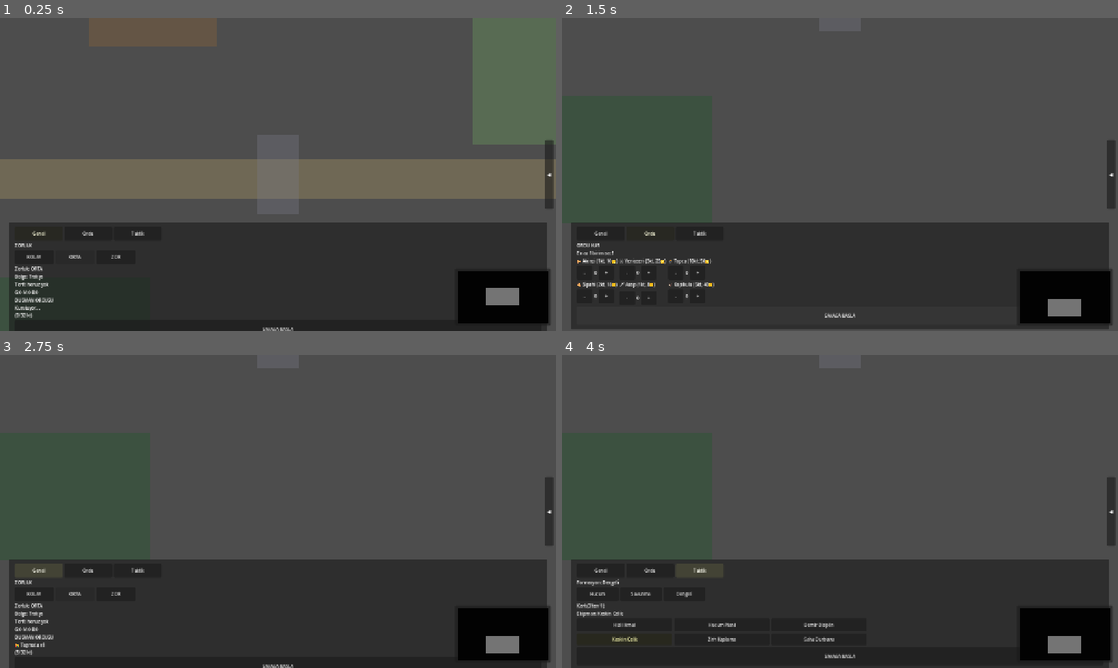
Above: before the commit, frames 1-4 (two rows, left to right).
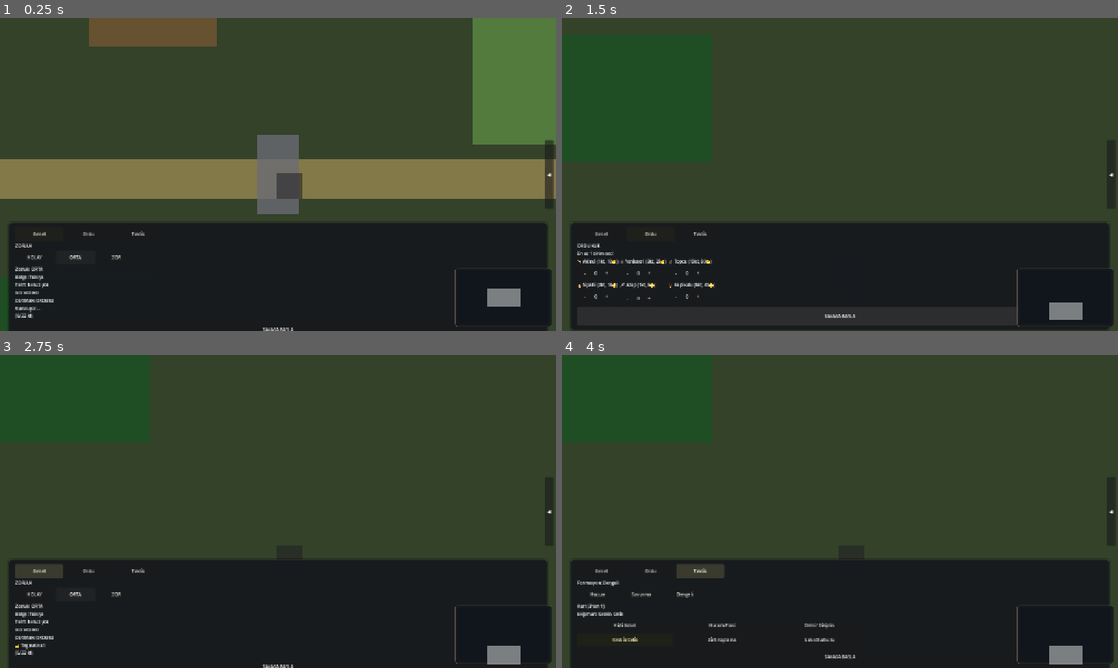
Above: after the commit, the same moments.

Repository: mucahitcan71-stack/bloodandbone
Game: Godot game, scene res://scenes/Main.tscn
Same seed, same stepped clock (60 frames per second), same inputs: the game is played once before the commit and once after it.
Inputs:
- Up to frame 1 (0.25 s): no input
- Up to frame 2 (1.5 s): click "SAVASA BASLA" at 0.5 s; click "SAVASA BASLA" at 1.25 s
- Up to frame 3 (2.75 s): click "Genel" at 2 s
- Up to frame 4 (4 s): click "Ordu" at 2.75 s; click "Taktik" at 3.5 s

The runs differ from the first frame. In frame 1, 48% of the frame differs, in the area x 0-100%, y 0-100%; in frame 2, 65%; in frame 3, 59%; in frame 4, 59%.

Commit message:
ui: harita gorunumu ve sis sistemi iyilestirildi
Kesfedilmemis alanlar koyu sis, keşfedilen yerler acik kalir. Arazi renkleri, kontrol noktalari, birim cercevesi, panel/minimap stili ve viewport arkaplan rengi guncellendi.

Co-authored-by: Cursor <cursoragent@cursor.com>

Diff:
--- a/project.godot
+++ b/project.godot
@@ -68,6 +68,10 @@
 window/size/viewport_height=720
 window/stretch/mode="canvas_items"
 
+[rendering]
+
+environment/defaults/default_clear_color=Color(0.05, 0.06, 0.08, 1)
+
 [physics]
 
 3d/physics_engine="Jolt Physics"
--- a/scripts/Main.gd
+++ b/scripts/Main.gd
@@ -563,6 +563,9 @@
 
 func _ready() -> void:
 	randomize()
+	var eski_rect = get_node_or_null("ColorRect") as ColorRect
+	if eski_rect != null:
+		eski_rect.visible = false
 	_world_system_hazirla()
 	_fog_system_hazirla()
 	_ui_system_hazirla()
@@ -738,8 +741,16 @@
 
 func kontrol_noktalari_olustur() -> void:
 	for nokta in nokta_konumlari:
+		var cerceve = ColorRect.new()
+		cerceve.color = Color(0.12, 0.12, 0.14, 0.55)
+		cerceve.size = Vector2(84, 84)
+		cerceve.position = nokta_konumlari[nokta] - Vector2(2, 2)
+		cerceve.name = "NoktaCerceve_" + nokta
+		cerceve.mouse_filter = Control.MOUSE_FILTER_IGNORE
+		add_child(cerceve)
+
 		var kare = ColorRect.new()
-		kare.color = Color.GRAY
+		kare.color = Color(0.38, 0.4, 0.44, 0.92)
 		kare.size = Vector2(80, 80)
 		kare.position = nokta_konumlari[nokta]
 		kare.name = "Nokta_" + nokta
@@ -748,19 +759,21 @@
 		var isim_l = Label.new()
 		isim_l.name = "Label_Nokta_" + nokta
 		isim_l.text = nokta
+		isim_l.add_theme_font_size_override("font_size", 14)
+		isim_l.add_theme_color_override("font_color", Color(0.95, 0.92, 0.85))
 		isim_l.position = nokta_konumlari[nokta] + Vector2(30, 30)
 		add_child(isim_l)
 
 		var bar_bg = ColorRect.new()
 		bar_bg.name = "CaptureBg_" + nokta
-		bar_bg.color = Color(0.5, 0, 0.8)
-		bar_bg.size = Vector2(80, 10)
+		bar_bg.color = Color(0.15, 0.15, 0.18, 0.9)
+		bar_bg.size = Vector2(80, 8)
 		bar_bg.position = nokta_konumlari[nokta] + Vector2(0, 85)
 		add_child(bar_bg)
 
 		var bar = ColorRect.new()
-		bar.color = Color(1, 0.8, 0)
-		bar.size = Vector2(40, 10)
+		bar.color = Color(0.85, 0.72, 0.2, 1.0)
+		bar.size = Vector2(40, 8)
 		bar.position = nokta_konumlari[nokta] + Vector2(0, 85)
 		bar.name = "CaptureBar_" + nokta
 		add_child(bar)
@@ -1076,6 +1089,12 @@
 		minimap_panel.offset_top = -minimap_boyut.y - 12
 		minimap_panel.offset_right = -12
 		minimap_panel.offset_bottom = -12
+		var mini_stil = StyleBoxFlat.new()
+		mini_stil.bg_color = Color(0.08, 0.09, 0.11, 0.92)
+		mini_stil.border_color = Color(0.35, 0.32, 0.28, 0.6)
+		mini_stil.set_border_width_all(1)
+		mini_stil.set_corner_radius_all(4)
+		minimap_panel.add_theme_stylebox_override("panel", mini_stil)
 		ui_root.add_child(minimap_panel)
 
 	var minimap_margin = ui_node("MinimapMargin") as MarginContainer
@@ -1093,7 +1112,7 @@
 		minimap_surface = ColorRect.new()
 		minimap_surface.name = "MinimapSurface"
 		minimap_surface.custom_minimum_size = minimap_boyut - Vector2(12, 12)
-		minimap_surface.color = Color(0.08, 0.08, 0.08, 0.78)
+		minimap_surface.color = Color(0.16, 0.22, 0.14, 0.95)
 		minimap_margin.add_child(minimap_surface)
 
 	minimap_fow_rect = ui_node("MinimapFow") as TextureRect
@@ -2177,31 +2196,43 @@
 	return etkiler
 
 func birim_olustur(baslangic: Vector2, hedef_nokta: String, taraf: String, tip: Dictionary, hedef_konum: Vector2 = Vector2(-1, -1)) -> void:
+	var cerceve = ColorRect.new()
+	cerceve.color = Color(0.05, 0.05, 0.08, 0.55) if taraf == "osmanli" else Color(0.15, 0.05, 0.25, 0.65)
+	cerceve.size = Vector2(34, 34)
+	cerceve.position = baslangic - Vector2(2, 2)
+	cerceve.mouse_filter = Control.MOUSE_FILTER_IGNORE
+	cerceve.z_index = 19
+	add_child(cerceve)
+
 	var kare = ColorRect.new()
 	kare.color = tip["renk"]
 	kare.size = Vector2(30, 30)
 	kare.position = baslangic
+	kare.z_index = 20
 	add_child(kare)
 
 	var sembol = Label.new()
 	sembol.text = tip["sembol"]
 	sembol.position = Vector2(5, 5)
+	sembol.add_theme_font_size_override("font_size", 14)
 	kare.add_child(sembol)
 
 	var asker_l = Label.new()
 	asker_l.name = "AskerSayisi"
 	asker_l.text = str(tip["asker_sayisi"])
 	asker_l.position = Vector2(0, -18)
+	asker_l.add_theme_font_size_override("font_size", 10)
+	asker_l.add_theme_color_override("font_color", Color(0.95, 0.95, 0.9))
 	kare.add_child(asker_l)
 
 	var hp_bg = ColorRect.new()
-	hp_bg.color = Color.RED
+	hp_bg.color = Color(0.15, 0.05, 0.05, 0.9)
 	hp_bg.size = Vector2(30, 4)
 	hp_bg.position = Vector2(0, -6)
 	kare.add_child(hp_bg)
 
 	var hp_bar = ColorRect.new()
-	hp_bar.color = Color.GREEN
+	hp_bar.color = Color(0.25, 0.78, 0.32, 1.0)
 	hp_bar.size = Vector2(30, 4)
 	hp_bar.position = Vector2(0, -6)
 	hp_bar.name = "HPBar"
--- a/scripts/systems/fog_system.gd
+++ b/scripts/systems/fog_system.gd
@@ -20,6 +20,9 @@
 var _minimap_fow_gorseli: Image = null
 var _minimap_fow_doku: ImageTexture = null
 
+const FOG_GORUNUR = Color(0, 0, 0, 0.0)
+const FOG_KAPALI = Color(0.06, 0.08, 0.11, 0.93)
+
 func configure(root_node: Node2D, world_system: WorldSystem) -> void:
 	_root = root_node
 	_world = world_system
@@ -101,11 +104,11 @@
 	for x in range(w):
 		for y in range(h):
 			var anahtar = Vector2i(min_h.x + x, min_h.y + y)
-			var col = Color(0, 0, 0, 0.9)
+			var col = FOG_KAPALI
 			if su_anki_gorus_alani.get(anahtar, false):
-				col = Color(0, 0, 0, 0.0)
+				col = FOG_GORUNUR
 			elif kesfedilen_alanlar.get(anahtar, false):
-				col = Color(0, 0, 0, 0.0)
+				col = FOG_GORUNUR
 			_minimap_fow_gorseli.set_pixel(x, y, col)
 	if _minimap_fow_doku == null:
 		_minimap_fow_doku = ImageTexture.create_from_image(_minimap_fow_gorseli)
@@ -185,6 +188,7 @@
 	gorus_hucre_katmani = Control.new()
 	gorus_hucre_katmani.name = "FogLayer"
 	gorus_hucre_katmani.mouse_filter = Control.MOUSE_FILTER_IGNORE
+	gorus_hucre_katmani.z_index = 40
 	_root.add_child(gorus_hucre_katmani)
 	reset_fog_grid()
 
@@ -205,7 +209,7 @@
 			var hucre = ColorRect.new()
 			hucre.size = Vector2(gorus_hucre_boyutu, gorus_hucre_boyutu)
 			hucre.position = Vector2(float(x) * gorus_hucre_boyutu, float(y) * gorus_hucre_boyutu)
-			hucre.color = Color(0, 0, 0, 0.9)
+			hucre.color = FOG_KAPALI
 			hucre.mouse_filter = Control.MOUSE_FILTER_IGNORE
 			hucre.visible = true
 			gorus_hucre_katmani.add_child(hucre)
@@ -241,11 +245,11 @@
 		if not is_instance_valid(hucre):
 			continue
 		if su_anki_gorus_alani.get(anahtar, false):
-			hucre.color = Color(0, 0, 0, 0.0)
+			hucre.color = FOG_GORUNUR
 		elif kesfedilen_alanlar.get(anahtar, false):
-			hucre.color = Color(0, 0, 0, 0.0)
+			hucre.color = FOG_GORUNUR
 		else:
-			hucre.color = Color(0, 0, 0, 0.9)
+			hucre.color = FOG_KAPALI
 
 func _clear_ghost_icon(id: int) -> void:
 	if dusman_hayalet_ikonlari.has(id):
--- a/scripts/systems/ui_system.gd
+++ b/scripts/systems/ui_system.gd
@@ -487,6 +487,7 @@
 			savas_scroll.add_child(savas_icerik_vbox)
 	if ui_root != null and ust_bilgi_paneli != null and hazirlik_panel_root != null and hazirlik_tabs_row != null and hazirlik_tabs_content != null and savas_panel_root != null and savas_icerik_vbox != null:
 		_savas_panel_alt_konumla()
+		_uygula_panel_stili(hazirlik_panel_root)
 		_ensure_ust_bilgi_bari()
 		return
 
@@ -540,6 +541,7 @@
 	hazirlik_panel_root.offset_top = -250
 	hazirlik_panel_root.offset_right = -20
 	hazirlik_panel_root.offset_bottom = -20
+	_uygula_panel_stili(hazirlik_panel_root)
 	ui_root.add_child(hazirlik_panel_root)
 
 	var hazirlik_margin = MarginContainer.new()
@@ -562,6 +564,7 @@
 
 	savas_panel_root = PanelContainer.new()
 	savas_panel_root.name = "SavasPaneli"
+	_uygula_panel_stili(savas_panel_root)
 	ui_root.add_child(savas_panel_root)
 	_savas_panel_alt_konumla()
 
@@ -635,6 +638,18 @@
 	savas_panel_root.offset_top = -310
 	savas_panel_root.offset_right = -12
 	savas_panel_root.offset_bottom = -8
+	if savas_panel_root.get_theme_stylebox("panel") == null:
+		_uygula_panel_stili(savas_panel_root)
+
+func _uygula_panel_stili(panel: PanelContainer) -> void:
+	var stil = StyleBoxFlat.new()
+	stil.bg_color = Color(0.09, 0.1, 0.12, 0.9)
+	stil.border_color = Color(0.38, 0.34, 0.28, 0.55)
+	stil.set_border_width_all(1)
+	stil.set_corner_radius_all(6)
+	stil.shadow_color = Color(0, 0, 0, 0.35)
+	stil.shadow_size = 4
+	panel.add_theme_stylebox_override("panel", stil)
 
 func _apply_font_size(node: Node, font_size: int) -> void:
 	if node is Label:
--- a/scripts/systems/world_system.gd
+++ b/scripts/systems/world_system.gd
@@ -155,6 +155,15 @@
 		return
 	for c in arazi_katmani.get_children():
 		c.queue_free()
+	var sinir = harita_sinir
+	var taban = ColorRect.new()
+	taban.name = "AraziTaban"
+	taban.position = Vector2(sinir["min_x"], sinir["min_y"])
+	taban.size = Vector2(sinir["max_x"] - sinir["min_x"], sinir["max_y"] - sinir["min_y"])
+	taban.color = Color(0.2, 0.26, 0.16, 1.0)
+	taban.mouse_filter = Control.MOUSE_FILTER_IGNORE
+	taban.z_index = -2
+	arazi_katmani.add_child(taban)
 	for bolge in arazi_bolgeleri:
 		var rect: Rect2 = bolge.get("rect", Rect2())
 		if rect.size.x <= 0 or rect.size.y <= 0:
@@ -164,19 +173,20 @@
 		alan.size = rect.size
 		alan.color = _arazi_renk(str(bolge.get("tip", "duz_arazi")))
 		alan.mouse_filter = Control.MOUSE_FILTER_IGNORE
+		alan.z_index = -1
 		arazi_katmani.add_child(alan)
 
 func _arazi_renk(tip: String) -> Color:
 	if tip == "tepe":
-		return Color(0.56, 0.39, 0.22, 0.35)
+		return Color(0.48, 0.34, 0.2, 0.72)
 	if tip == "orman":
-		return Color(0.11, 0.35, 0.16, 0.35)
+		return Color(0.1, 0.32, 0.14, 0.78)
 	if tip == "dar_gecit":
-		return Color(0.33, 0.33, 0.33, 0.35)
+		return Color(0.28, 0.28, 0.3, 0.75)
 	if tip == "vadi":
-		return Color(0.45, 0.7, 0.38, 0.3)
+		return Color(0.38, 0.58, 0.28, 0.7)
 	if tip == "yol":
-		return Color(0.72, 0.64, 0.4, 0.32)
+		return Color(0.62, 0.54, 0.32, 0.75)
 	if tip == "kopru":
-		return Color(0.47, 0.47, 0.52, 0.36)
+		return Color(0.42, 0.42, 0.46, 0.78)
 	return Color(0, 0, 0, 0)
